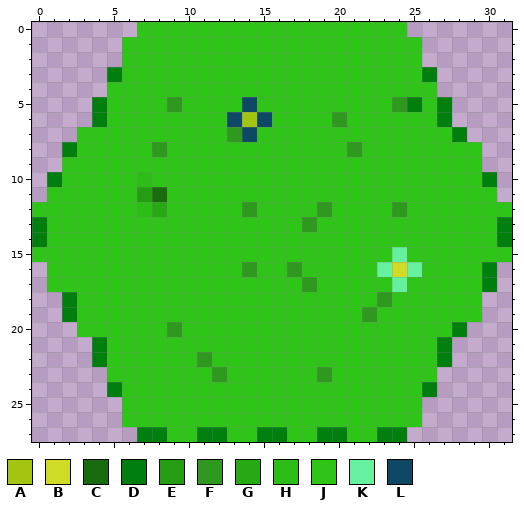
File history of a pixel-art sprite, res/Textures/grassHex.png. That is the earlier state.
The file is 32x28 pixels. Colours within 5 levels of each other are drawn and written as one.
Palette (. is transparent): A #a3c511  B #cfdb24  C #196c0d  D #007f0e  E #249d12  F #2e981f  G #27a914  H #2cbd16  J #2ec418  K #66f19e  L #0d4865
The same view after the edit:
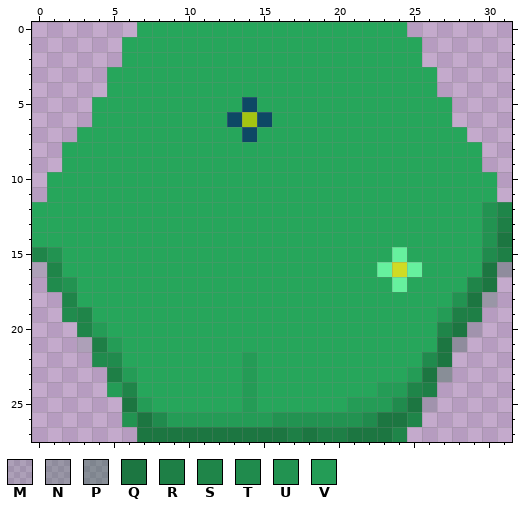
Colours new in this view: M #15593121  N #1559313e  P #15593157  Q #1c7641  R #1e7f46  S #1f8549  T #208b4d  U #229351  V #249c56
Author's note on the commit: did tile shiz
What changed:
Colour J changes from #2ec418 to #26a65b.
Colour C gives way to colour J in row 11 at x 8.
Colour D gives way to colour J in row 3 at x 5 and 26; in row 5 at x 4, 25 and 27; in row 6 at x 4 and 27; in row 7 at x 28; in row 8 at x 2; in row 10 at x 1 and 30.
Colour D gives way to colour J in rows 13 to 14 at x 0.
Colour E gives way to colour J in row 11 at x 7.
Colour F gives way to colour J in row 5 at x 9 and 24; in row 6 at x 20; in row 7 at x 13; in row 8 at x 8 and 21; in row 12 at x 14, 19 and 24; in row 13 at x 18.
Colour F gives way to colour J in row 16 at x 14 and 17; in row 17 at x 18; in row 18 at x 23; in row 19 at x 22; in row 20 at x 9; in row 22 at x 11.
Colour F gives way to colour J in row 23 at x 12 and 19.
Colour G gives way to colour J in row 12 at x 8.
Colour H gives way to colour J in row 10 at x 7; in row 12 at x 7.
The edit adds colour M in row 16 at x 0; in row 20 at x 29; in row 21 at x 3; in row 25 at x 26.
The edit adds colour N in row 16 at x 31; in row 18 at x 30; in row 21 at x 28.
The edit adds colour P in row 23 at x 27.
Colour D gives way to colour Q in row 14 at x 31; in rows 16 to 17 at x 30; in row 20 at x 28; in rows 21 to 22 at x 27; in row 27 at x 7 to 8, 11 to 12, 15 to 16 and 23.
Colour J gives way to colour Q in row 18 at x 29; in row 23 at x 26; in row 25 at x 6 and 25; in row 26 at x 7 and 23 to 24; in row 27 at x 9 to 10, 13 to 14, 18 and 21 to 22.
Colour D gives way to colour R in row 13 at x 31; in row 21 at x 4; in row 24 at x 26; in row 27 at x 19 to 20.
Colour J gives way to colour R in row 15 at x 31; in row 19 at x 28 to 29; in row 23 at x 5; in row 27 at x 17.
Colour D gives way to colour S in row 18 at x 2; in row 27 at x 24.
Colour J gives way to colour S in row 12 at x 31; in row 15 at x 0; in row 16 at x 1; in row 17 at x 29; in row 19 at x 3; in row 20 at x 3 and 27.
Colour J gives way to colour S in row 24 at x 6 and 25; in row 26 at x 25.
Colour D gives way to colour T in row 19 at x 2; in row 22 at x 4.
Colour J gives way to colour T in row 15 at x 30; in row 17 at x 1; in row 22 at x 5 and 26; in row 25 at x 24; in row 26 at x 8 and 22.
Colour J gives way to colour U in rows 12 to 14 at x 30; in row 15 at x 1; in row 17 at x 2; in row 18 at x 28; in row 26 at x 6 and 16 to 21.
Colour D gives way to colour V in row 24 at x 5.
Colour J gives way to colour V in row 19 at x 27; in row 20 at x 4; in row 21 at x 5; in row 22 at x 14; in row 23 at x 6, 14 and 25; in row 24 at x 14 and 23 to 24.
Colour J gives way to colour V in row 25 at x 7, 14 and 21 to 23; in row 26 at x 9 to 15.
Changed places in both pictures, as pixel boxes (x1, y1, x2, y2):
changed: (32, 22, 512, 442)
